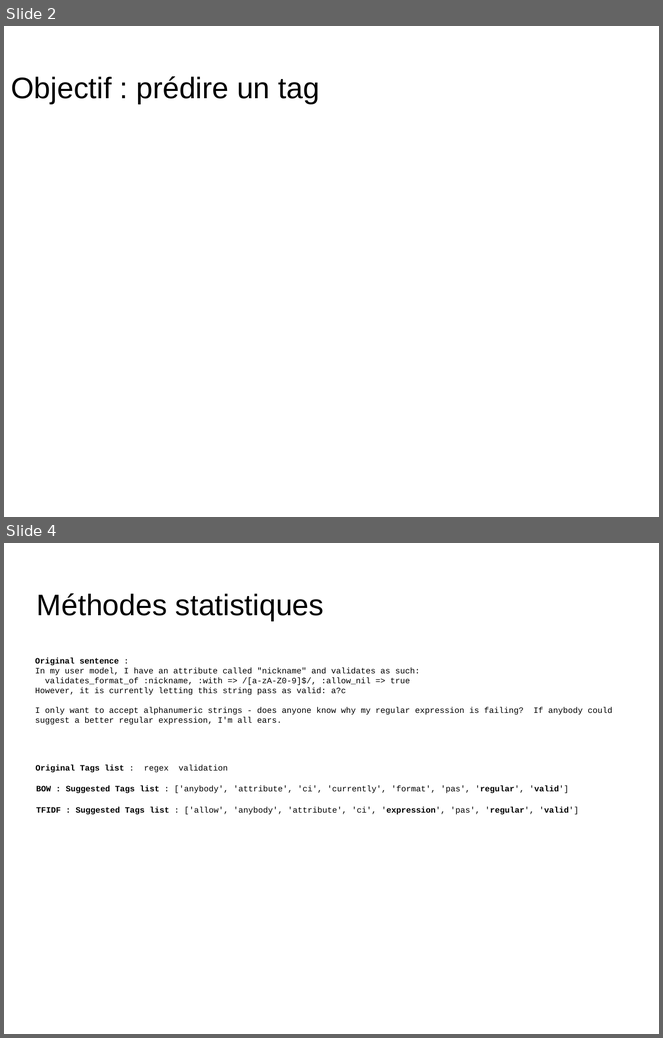
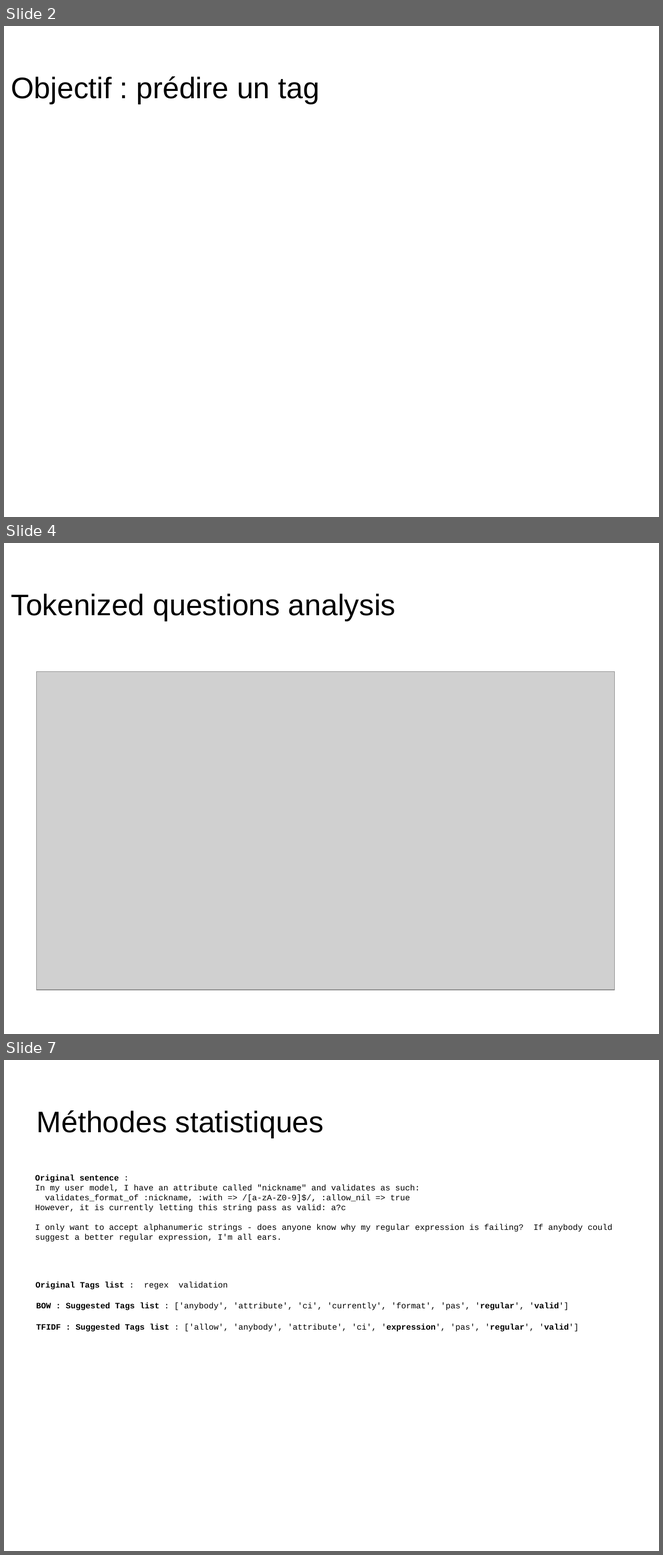
Before and after one commit to dataforcast/OC_Datascientist, a slide deck: P6/report/Openclassrooms_ParcoursDatascientist_P6-V1.odp. Shown one above the other, each under a label of ours: slides 2 and 4 before the commit, slides 2, 4 and 7 after it; the slides between them are not shown. The pictures are 663x1038 and 663x1555 pixels, drawn with LibreOffice and Linux fonts; fonts in the diff are those of the drawing; grey boxes stand for pictures; background and template pictures are left out. Boxes give left, top, right and bottom in pixels: in the first picture for what was removed or moved away, otherwise in the second. Text is boxed around its words. In the diff, an @@ line names an element or a change of style, - is before the commit and + after.

Commit message:
Data analysis : reworked; plot of Tags and standardized words from train dataset; rework of activity 2

```diff
--- a/P6/report/Openclassrooms_ParcoursDatascientist_P6-V1.odp
+++ b/P6/report/Openclassrooms_ParcoursDatascientist_P6-V1.odp
@@ slide 4 added at box(4, 543, 659, 1034), background picture (left out) @@
@@ title added at box(11, 593, 396, 621), 36 pt, text #000000 @@
+Tokenized questions analysis
@@ picture added at box(36, 672, 614, 991) @@
@@ what was slide 4 is now slide 7 @@
```
Also in this commit, not shown: 3 slides changed, 3 other slides added, 9 other files.
